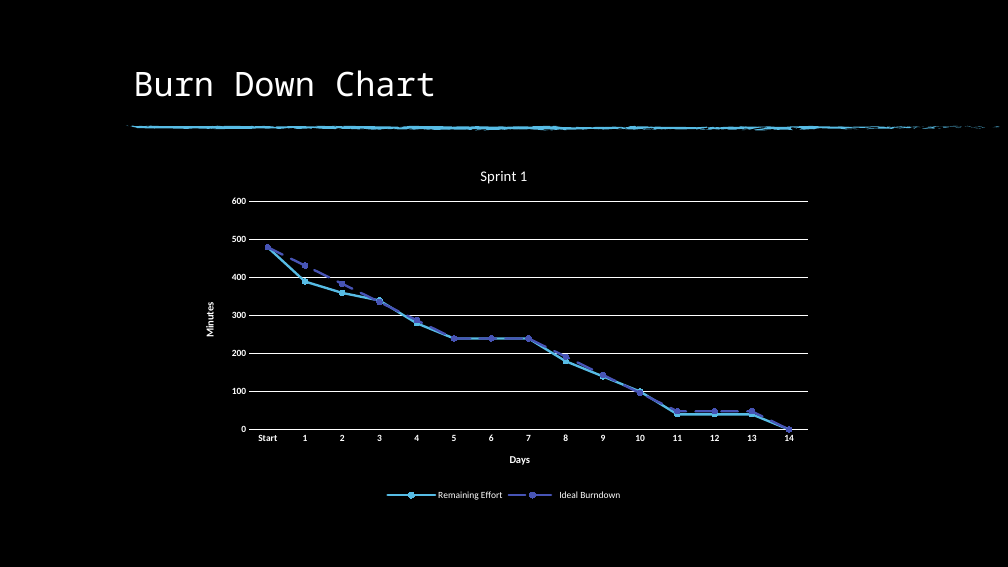
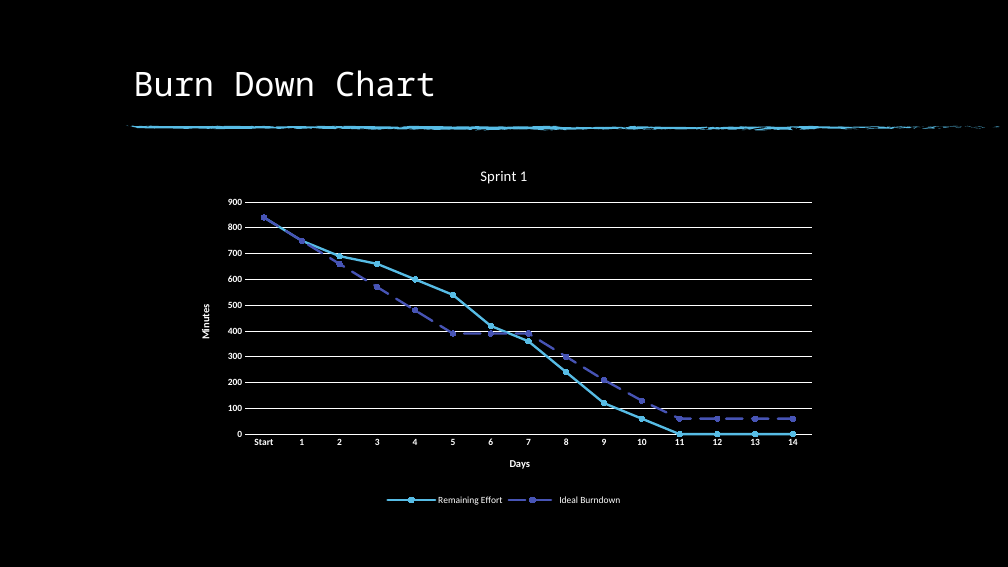
Before and after one commit to m3-welch/ESD-Group-3-CW1, a slide deck: slide 5 of Documentation/ESD - Slides - Sprint 1.pptx. Drawn at 1008x567 pixels with LibreOffice and Linux fonts; fonts in the diff are those of the drawing; background and template pictures are left out. Boxes give left, top, right and bottom in pixels: in the first picture for what was removed or moved away, otherwise in the second. Text is boxed around its words. In the diff, an @@ line names an element or a change of style, - is before the commit and + after.

```diff
--- a/Documentation/ESD - Slides - Sprint 1.pptx
+++ b/Documentation/ESD - Slides - Sprint 1.pptx
@@ line chart at (183,153,824,509) @@
-Remaining Effort: 480, 390, 360, 340, 280, 240, 240, 240, 180, 140, 100, 40, 40, 40, 0
+Remaining Effort: 840, 750, 690, 660, 600, 540, 420, 360, 240, 120, 60, 0, 0, 0, 0
-Ideal Burndown: 480, 430, 380, 340, 290, 240, 240, 240, 190, 140, 100, 50, 50, 50, 0
+Ideal Burndown: 840, 750, 660, 570, 480, 390, 390, 390, 300, 210, 130, 60, 60, 60, 60
@@ line chart: place and size @@
-line chart at (188,153,820,504)
+line chart at (183,153,824,509)
```
Also in this commit, not shown: 3 other slides changed, 1 slide added, 1 slide removed, 4 other files.
